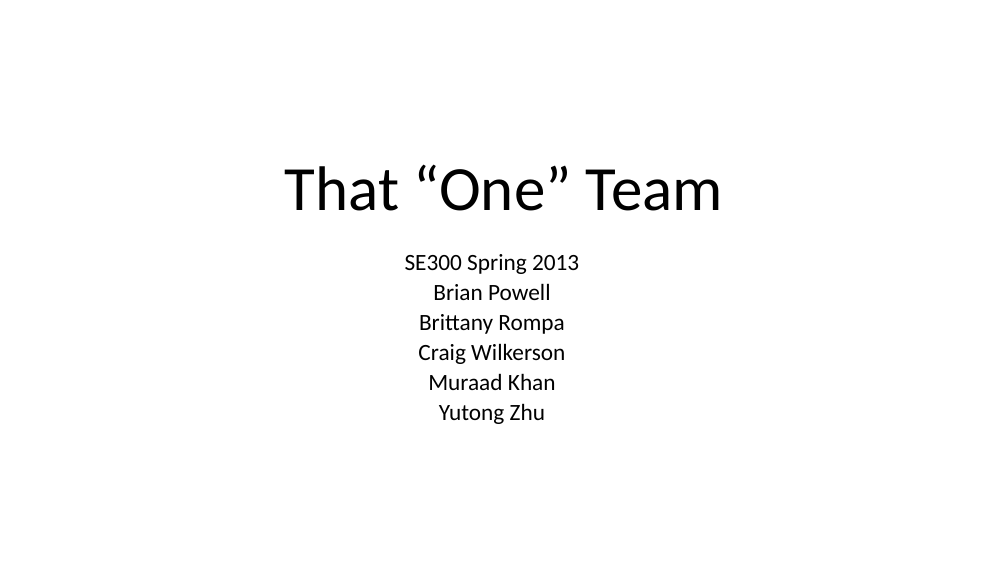
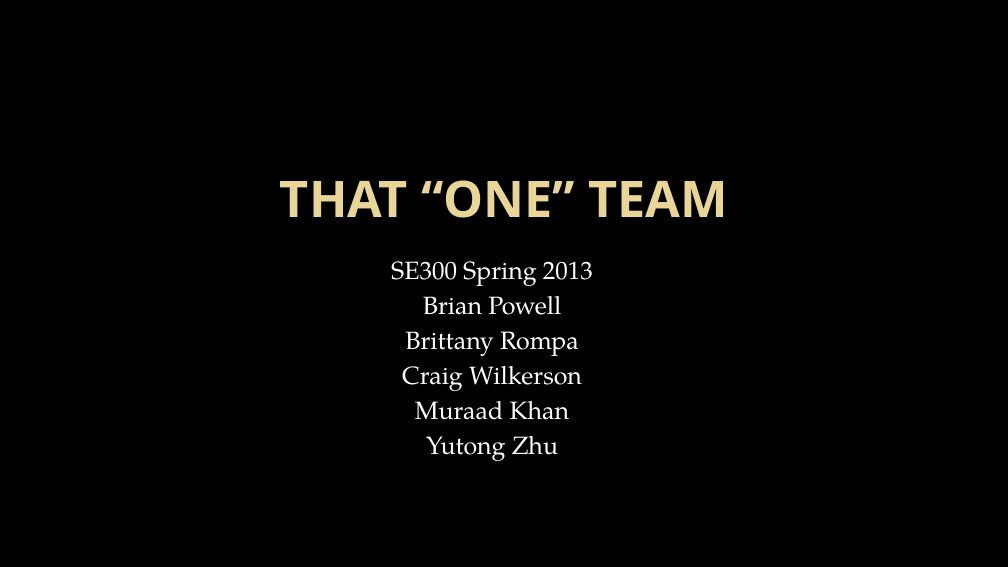
Before and after one commit to powellb1/SE300, a slide deck: slide 1 of Artifacts/Cycle 2/Presentation.pptx. Drawn at 1008x567 pixels with LibreOffice and Linux fonts; fonts in the diff are those of the drawing; background and template pictures are left out. Boxes give left, top, right and bottom in pixels: in the first picture for what was removed or moved away, otherwise in the second. Text is boxed around its words. In the diff, an @@ line names an element or a change of style, - is before the commit and + after.

```diff
--- a/Artifacts/Cycle 2/Presentation.pptx
+++ b/Artifacts/Cycle 2/Presentation.pptx
@@ background #FFFFFF to picture (left out) @@
@@ title at <box>280,180,728,218</box>: text changed; size 60 to 48 pt; font Calibri to Noto Sans; text colour #000000 to gradient #EAD696 to #E7D081; bold on @@
-That “One” Team
+THAT “ONE” TEAM
@@ subtitle "SE300 Spring 2013" at <box>391,261,593,461</box>: size 22.2 to 23.8 pt, font Calibri to TeX Gyre Pagella, text colour #000000 to #FFFFFF; line spacing 0.7 to 1; less space between paragraphs @@
```
Also in this commit, not shown: 8 other slides changed, 1 slide added, 1 slide removed, 3 other files.
